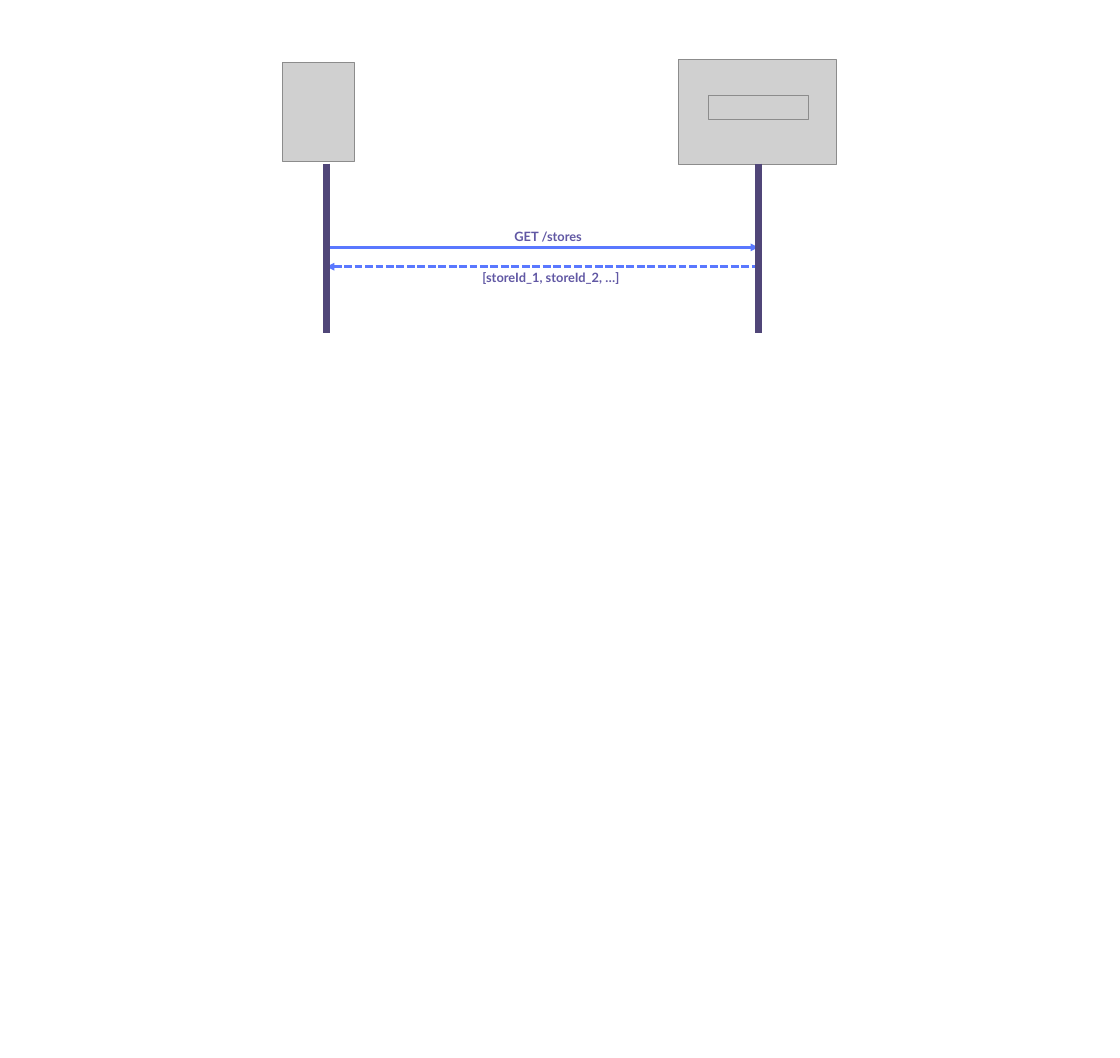
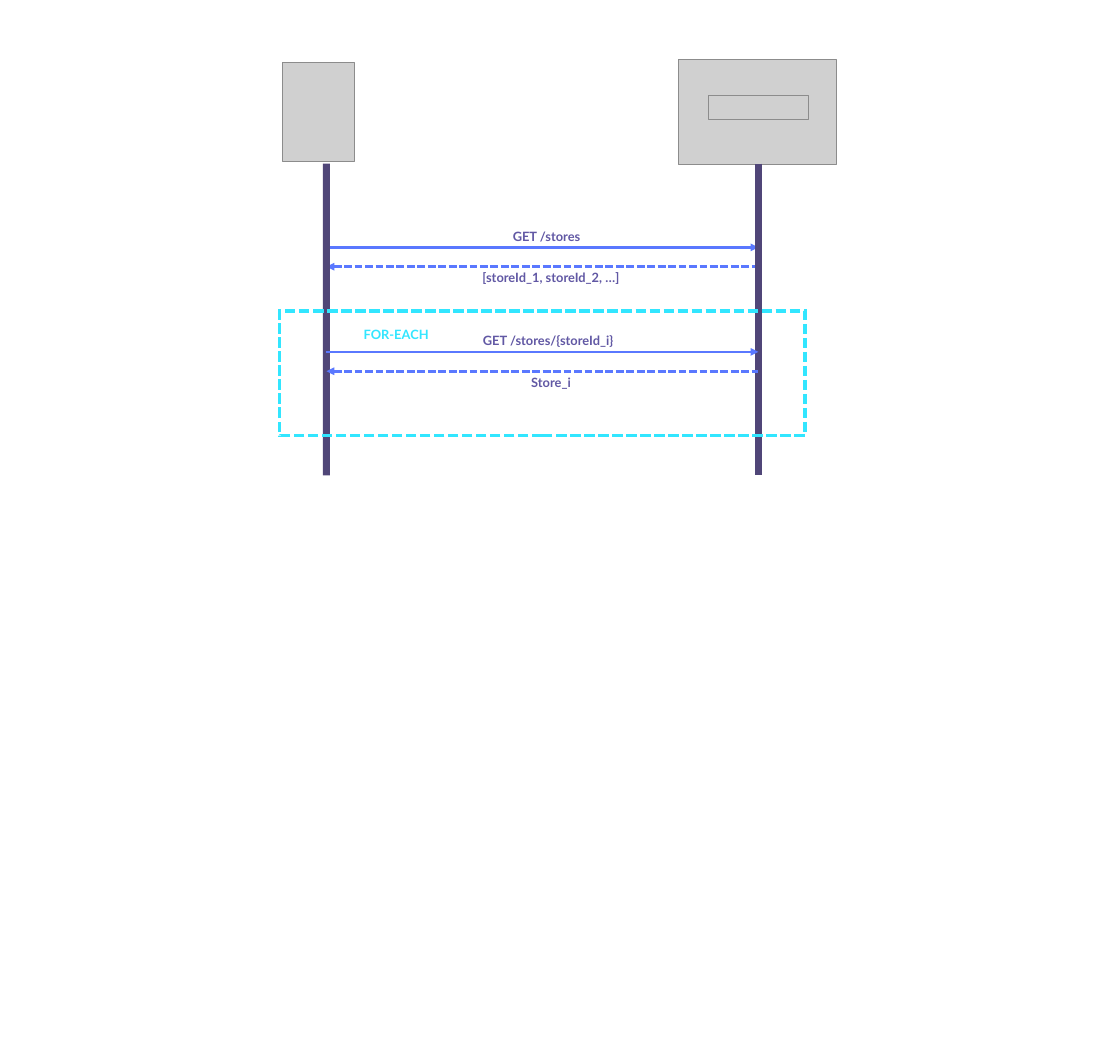
Before and after one commit to fmor5954/MobilePay-PoS-v10, a slide deck: slide 31 of docs/assets/TitaniumFlows.pptx. Drawn at 1120x1058 pixels with LibreOffice and Linux fonts; fonts in the diff are those of the drawing; grey boxes stand for pictures. Boxes give left, top, right and bottom in pixels: in the first picture for what was removed or moved away, otherwise in the second. Text is boxed around its words. In the diff, an @@ line names an element or a change of style, - is before the commit and + after.

```diff
--- a/docs/assets/TitaniumFlows.pptx
+++ b/docs/assets/TitaniumFlows.pptx
@@ line moved from (326, 164) - (326, 334) to (326, 164) - (327, 476) @@
@@ line moved from (759, 164) - (759, 334) to (759, 164) - (759, 476) @@
@@ rectangle added at (280,312,806,436), outline #32E6FF 3 pt dashed, 11 pt, text #32E6FF, bold @@
+FOR-EACH
@@ arrow added from (327, 352) to (759, 352), #5A78FF 2.25 pt @@
@@ text added at (483,335,613,347), 11 pt, text #6158A4, bold @@
+GET /stores/{storeId_i}
@@ arrow added from (759, 371) to (327, 371), #5A78FF 2.25 pt dashed @@
@@ text added at (531,377,571,389), 11 pt, text #6158A4, bold @@
+Store_i
```
